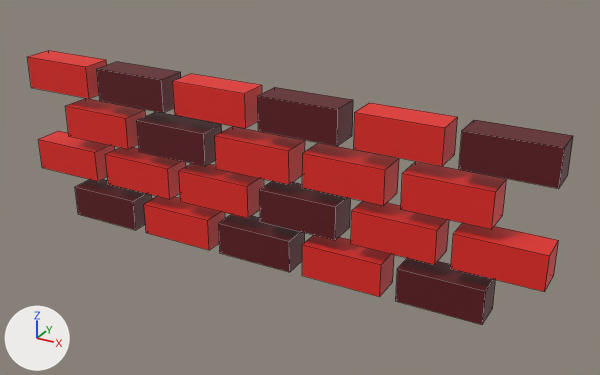
A saved change to the FBX model TimeThanos - 2021/Assets/Art/Environment/Tijolos/tijolos.fbx.
One viewpoint serves both versions: a camera (50 mm lens) standing at (11.85, -19.19, 12.19) and looking at (1.07, 0.42, 2.39). The axes (+X, +Y, +Z) are drawn at lower left. The lights are the same throughout. Mesh edges are drawn as thin lines. Where no turn or scale is listed for an object, it has been applied to the vertices.

Names of what the first picture shows: 'Tijolos'.
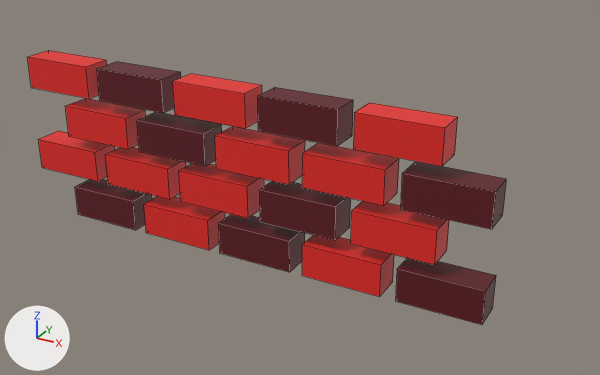
Patch to the scene script:
```diff
--- a/TimeThanos - 2021/Assets/Art/Environment/Tijolos/tijolos.fbx.py
+++ b/TimeThanos - 2021/Assets/Art/Environment/Tijolos/tijolos.fbx.py
@@ me_cube_006 @@
 # used by ob_tijolos; location = (0.0, 0.0, 0.0)
-me_cube_006.from_pydata(...)  # 176 vertices, 132 faces; spans x -8.4..8.5, y -0.5..0.5, z 0.0..5.3
+me_cube_006.from_pydata(...)  # 160 vertices, 120 faces; spans x -8.4..7.0, y -0.5..0.5, z 0.0..5.3
+# me_cube_006 part 1: the loose piece of 8 vertices spanning x 6.1..8.5, y -0.5..0.5, z 1.5..2.5 is deleted
+# me_cube_006 part 2: the loose piece of 8 vertices spanning x 6.1..8.5, y -0.5..0.5, z 4.3..5.3 is deleted
+# me_cube_006 part 3: 6 faces spanning x 4.6..7.0, y -0.5..0.5, z 2.8..3.9 switch from mat_tijolo (red #e72822) to mat_tijolo_2 (dark red #5f121c)
```

Changed parts and their boxes (x1, y1, x2, y2) in the pictures (600 x 375 px):
'Tijolos', reshaped (12% narrower)
    before: (27, 50, 573, 325)
    after: (27, 50, 506, 325)
part 1 of me_cube_006, deleted (red)
    before: (451, 223, 559, 292)
part 2 of me_cube_006, deleted (red)
    before: (459, 120, 573, 189)
part 3 of me_cube_006, recoloured
    both: (401, 162, 506, 229)
